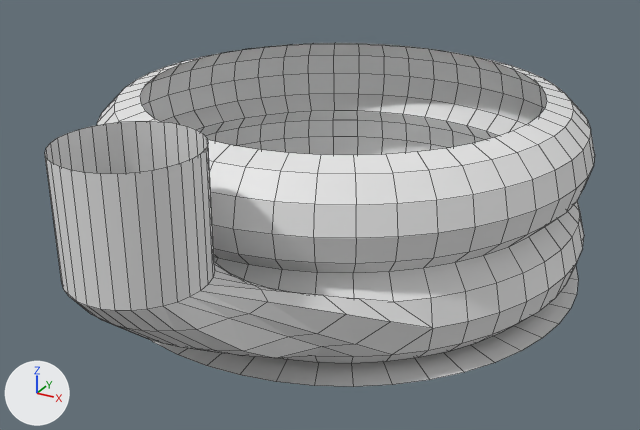
Before and after pictures for a commit that changed the Blender file MerlinEngine1D.blend.
Camera for both pictures: a camera (50 mm lens) standing at (2.52, -4.87, 2.53) and looking at (0.09, -0.45, 0.33). The lights are fixed; the arrows at lower left show +X, +Y and +Z. Mesh edges are drawn as thin lines.
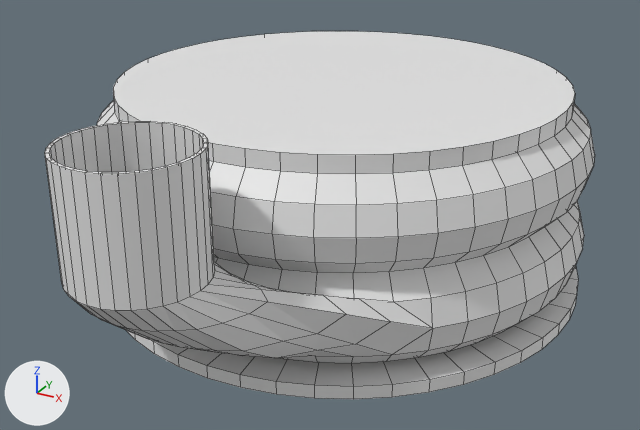
Location of each change, (x1, y1, x2, y2) in pixels of the pictures (640 x 430 px):
'Torus.000', reshaped (7% taller): before (45, 43, 595, 387); after (45, 31, 595, 399)
part 1 of me_torus_005, built on: before (163, 297, 391, 358); after (45, 31, 577, 399)

The edits, one by one:
me_torus_005 is used by ob_torus_000; location (0.0, 0.0, 0.43); rotation (3.142, 0.0, 0.0), in degrees (180, 0, 0); scale (1.26, 1.26, 1.26).
me_torus_005 had 733 vertices, 669 faces and spanned x -1.25..1.25, y -1.25..1.9, z -0.65..0.47.
me_torus_005 now has 1518 vertices, 1422 faces, 2 loose edges and spans x -1.25..1.25, y -1.25..1.9, z -0.65..0.53.
me_torus_005 part 1: 6 vertices moved from x -0.42..0.54, y 1.19..1.55, z -0.02..0.24 to x -0.42..0.54, y 1.22..1.59, z -0.02..0.24; 785 vertices added at x -1.25..1.25, y -1.25..1.89, z -0.65..0.53.
